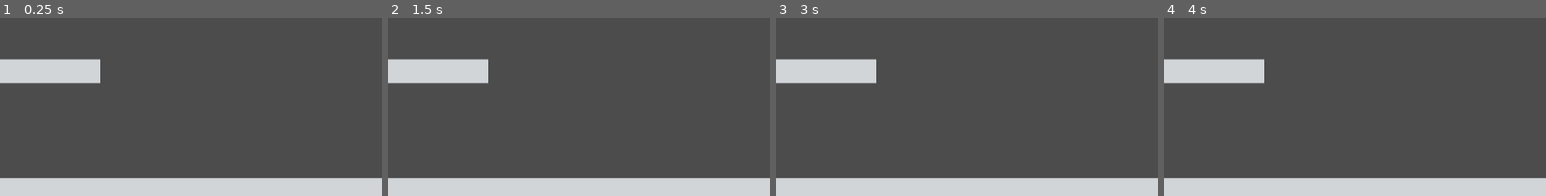
Above: before the commit, frames 1-4 (left to right).
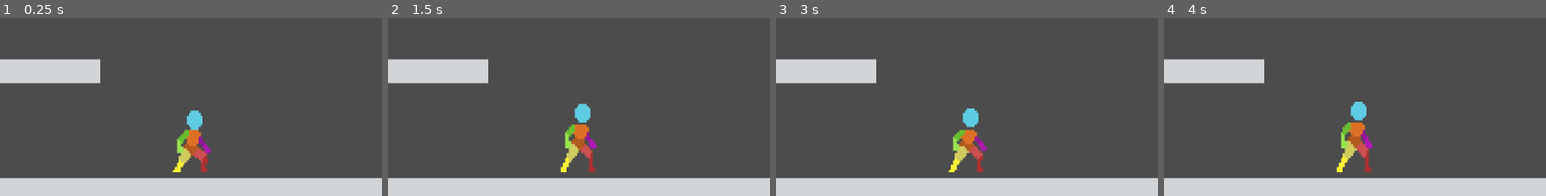
Above: after the commit, the same moments.

Repository: Santyru-C/godot3-FSM
Game: Godot game, scene res://scenes/TestGrounds.tscn
The game is run twice, just before and just after one commit, with the same random seed, the same clock (stepped at 60 frames per second) and the same inputs.
Inputs:
- Up to frame 1 (0.25 s): no input
- Up to frame 2 (1.5 s): no input
- Up to frame 3 (3 s): no input
- Up to frame 4 (4 s): no input
The pictures show only the part of the screen within x 15-65%, y 50-100%; the shares and areas given below are measured in that part.

The runs differ from the first frame. In frame 1, 1.8% of the frame differs, in the area x 45-56%, y 51-87%; in frame 2, 1.8%; in frame 3, 1.7%; in frame 4, 1.9%, in the area x 45-55%, y 47-87%.

Commit message:
add Character instance to TestGrounds

Diff:
--- a/FSM/scenes/TestGrounds.tscn
+++ b/FSM/scenes/TestGrounds.tscn
@@ -1,6 +1,7 @@
-[gd_scene load_steps=4 format=2]
+[gd_scene load_steps=5 format=2]
 
 [ext_resource path="res://resources/tiles/texture_02.png" type="Texture" id=1]
+[ext_resource path="res://scenes/character/Character.tscn" type="PackedScene" id=2]
 
 [sub_resource type="ConvexPolygonShape2D" id=1]
 points = PoolVector2Array( 0, 0, 32, 0, 32, 32, 0, 32 )
@@ -35,3 +36,6 @@
 cell_size = Vector2( 32, 32 )
 format = 1
 tile_data = PoolIntArray( -65536, 0, 0, -65535, 0, 0, -65534, 0, 0, -65533, 0, 0, -65532, 0, 0, -65531, 0, 0, -65530, 0 …(1192 unchanged characters)…
+
+[node name="Character" parent="." instance=ExtResource( 2 )]
+position = Vector2( 412, 521 )
